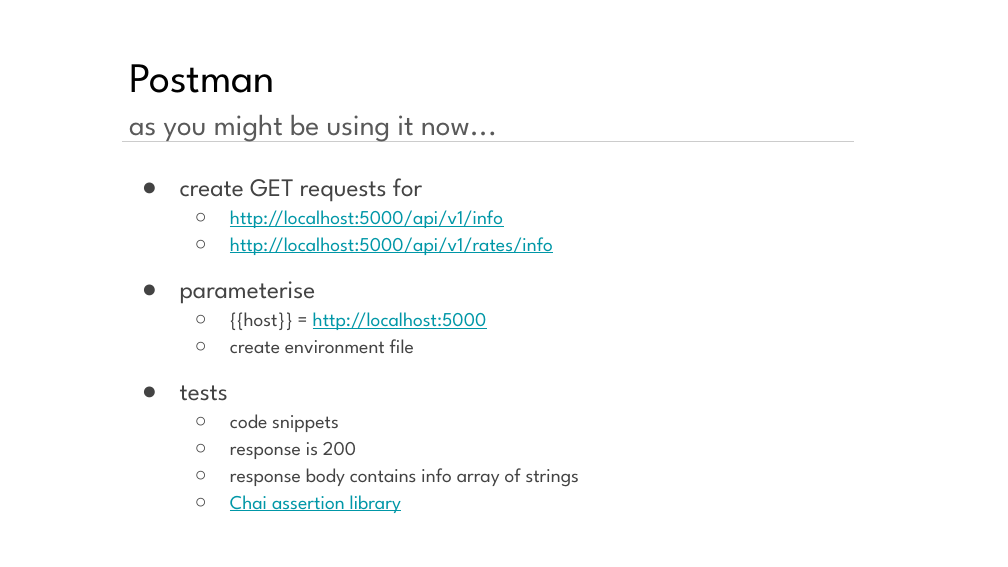
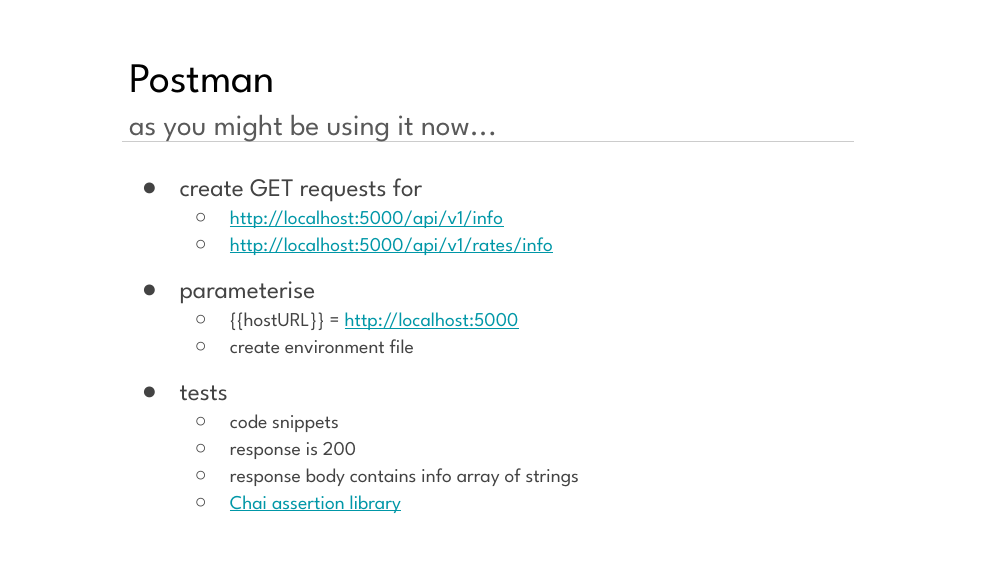
Before and after one commit to vincentd123/Postman-Object-Models, a slide deck: slide 9 of test automation & Digital QA Summit #TAS19.pptx. Drawn at 1008x567 pixels with LibreOffice and Linux fonts; fonts in the diff are those of the drawing; background and template pictures are left out. Boxes give left, top, right and bottom in pixels: in the first picture for what was removed or moved away, otherwise in the second. Text is boxed around its words. In the diff, an @@ line names an element or a change of style, - is before the commit and + after.

```diff
--- a/test automation & Digital QA Summit #TAS19.pptx
+++ b/test automation & Digital QA Summit #TAS19.pptx
@@ text at (230, 312, 519, 330): text changed @@
-  ○ {{host}} = http://localhost:5000
+  ○ {{hostURL}} = http://localhost:5000
```
Also in this commit, not shown: 4 other slides changed.
